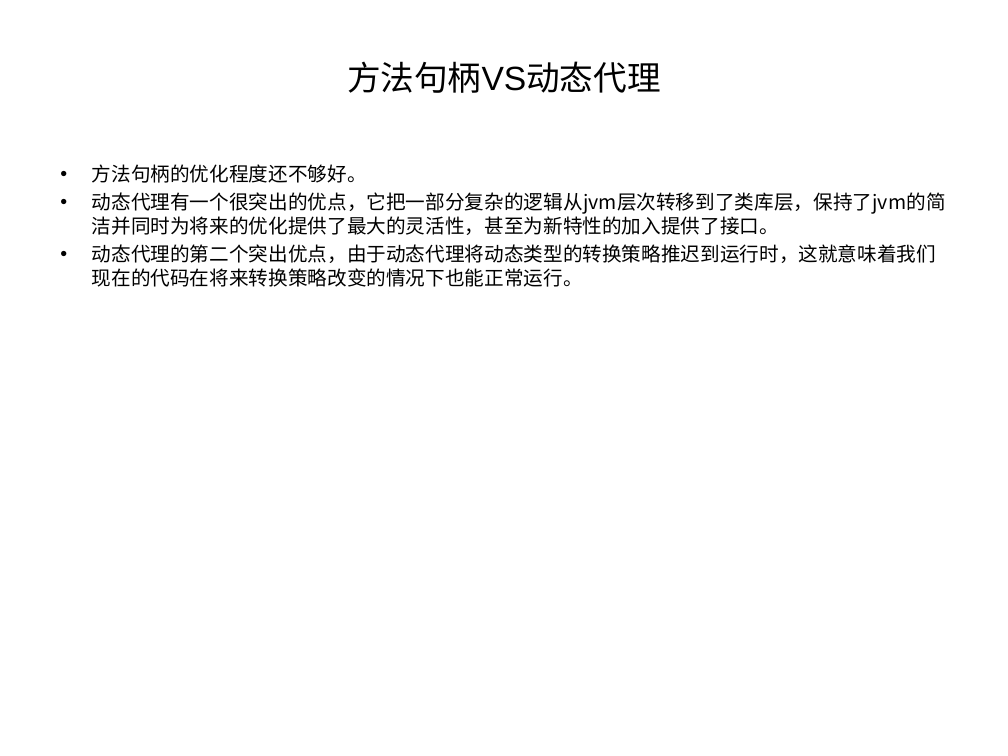
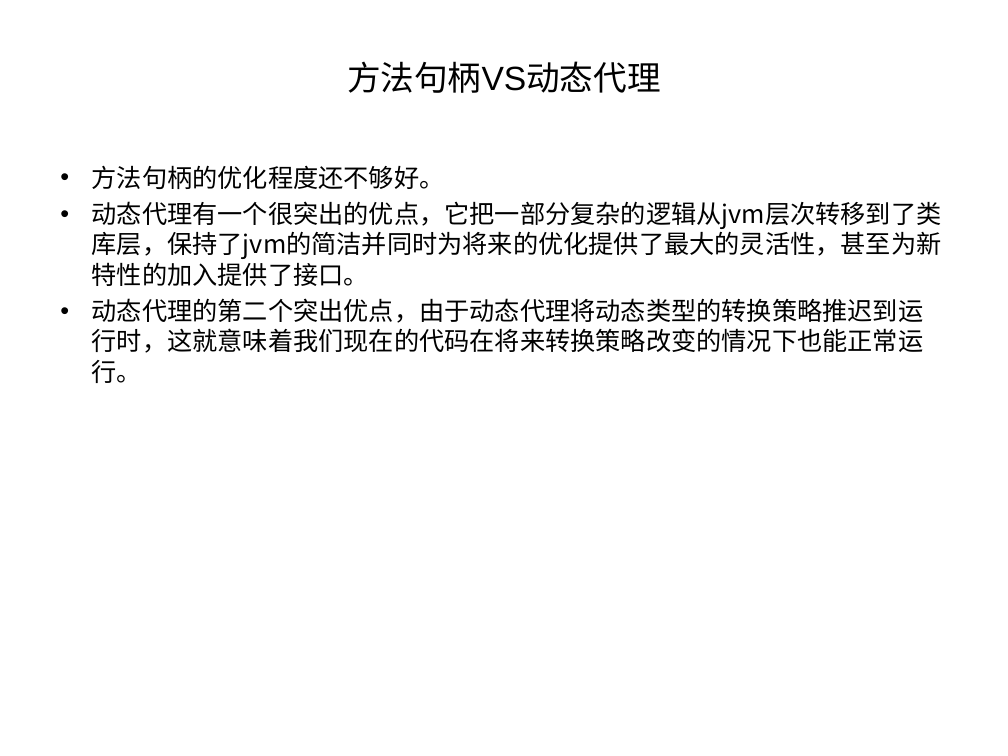
Before and after one commit to jianzijian/Hello-World, a slide deck: slide 16 of jdk8/jdk8学习分享.ppt. Drawn at 1008x756 pixels with LibreOffice and Linux fonts; fonts in the diff are those of the drawing; background and template pictures are left out. Boxes give left, top, right and bottom in pixels: in the first picture for what was removed or moved away, otherwise in the second. Text is boxed around its words. In the diff, an @@ line names an element or a change of style, - is before the commit and + after.

```diff
--- a/jdk8/jdk8学习分享.ppt
+++ b/jdk8/jdk8学习分享.ppt
@@ text "方法句柄的优化程度还不够好。" at bbox=[92, 165, 942, 383]: size 14 to 18 pt; more space between paragraphs @@
```
Also in this commit, not shown: 1 other slide changed, 2 slides added.
